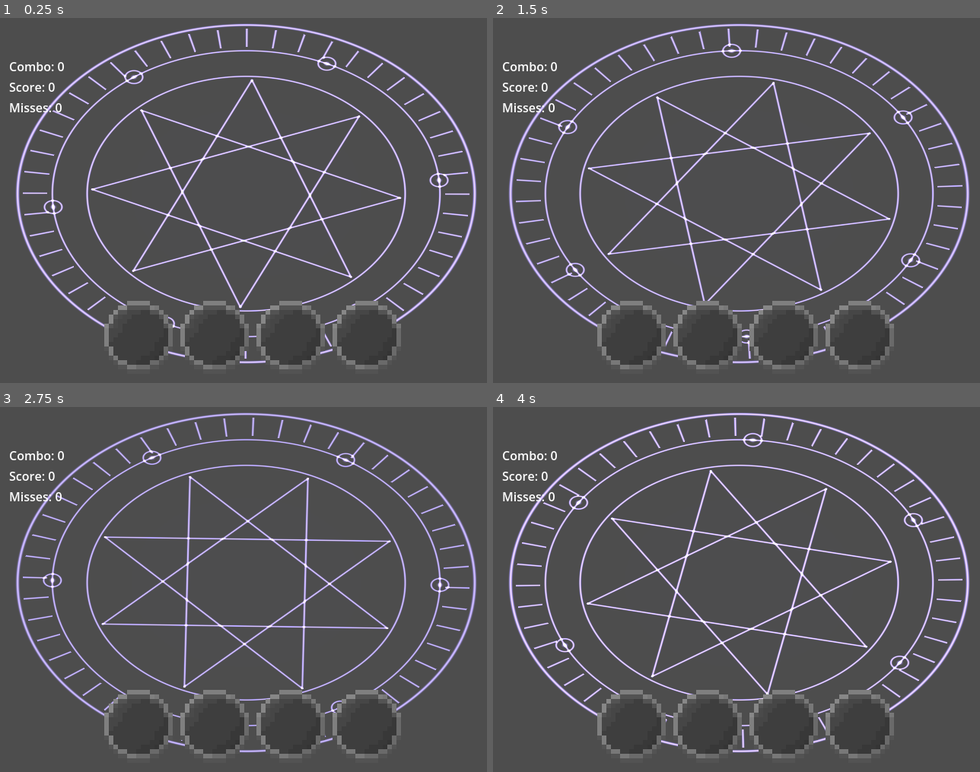
Above: before the commit, frames 1-4 (two rows, left to right).
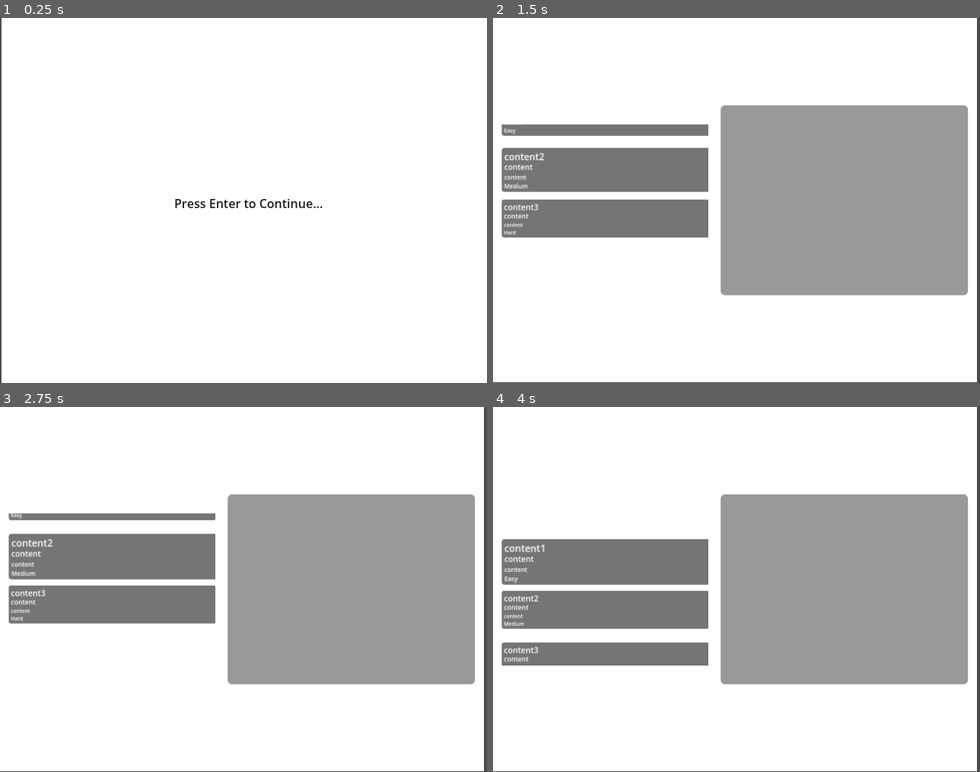
Above: after the commit, the same moments.

Repository: AngeliteApril/Haven-Rhythm-Game
Game: Godot game, scene res://scenes/play.tscn
Same seed, same stepped clock (60 frames per second), same inputs: the game is played once before the commit and once after it. Before the commit the project starts from res://main.tscn.
Inputs:
- Up to frame 1 (0.25 s): no input
- Up to frame 2 (1.5 s): tap Enter (ui_enter) at 0.5, 1.35 s; hold Right (ui_right) 0.53-1.28 s; hold Enter (ui_enter) 0.53-1.28 s; hold Down (ui_down) from 1.28 s (still down)
- Up to frame 3 (2.75 s): release Down (ui_down) at 2.03 s; hold Right (ui_right) from 2.03 s (still down); hold Enter (ui_enter) from 2.03 s (still down)
- Up to frame 4 (4 s): release Right (ui_right) at 2.78 s; release Enter (ui_enter) at 2.78 s; hold Up (ui_up) 2.78-3.53 s; tap Enter (ui_enter) at 2.85 s; hold Left (ui_left) from 3.53 s (still down); hold Enter (ui_enter) from 3.53 s (still down)

The runs differ from the first frame. In frame 1, 99% of the frame differs, in the area x 0-100%, y 0-100%; in frame 2, 99%; in frame 3, 99%; in frame 4, 99%.

Commit message:
finsihed songselection

Diff:
--- a/project.godot
+++ b/project.godot
@@ -11,13 +11,14 @@
 [application]
 
 config/name="Rythem Game Practice"
-run/main_scene="uid://5gwckxw6dhu0"
+run/main_scene="uid://bwq0bw0ydn5wn"
 config/features=PackedStringArray("4.7", "Forward Plus")
 config/icon="res://icon.svg"
 
 [autoload]
 
 DataHandler="*uid://bts4w5n0amh2s"
+Globals="*uid://dnyry2ht22fb8"
 
 [display]
 
--- a/scenes/mainmenu.tscn
+++ b/scenes/mainmenu.tscn
@@ -1,8 +1,8 @@
 [gd_scene format=3 uid="uid://coqshv52hgvmo"]
 
 [ext_resource type="Texture2D" uid="uid://m7csj6sgqrmg" path="res://textures/placeholder.png" id="1_5mbse"]
-[ext_resource type="Script" path="res://scenes/ScrollFocus.gd" id="1_natt5"]
-[ext_resource type="Script" path="res://scenes/ScoresHandler.gd" id="3_r3g3c"]
+[ext_resource type="Script" uid="uid://chj6t02q52yp0" path="res://scripts/ScrollFocus.gd" id="2_natt5"]
+[ext_resource type="Script" uid="uid://2ycemphdfkss" path="res://scripts/ScrollDetection.gd" id="3_r3g3c"]
 
 [sub_resource type="StyleBoxFlat" id="StyleBoxFlat_ucufk"]
 bg_color = Color(11.708403, 11.708403, 11.708403, 1)
@@ -34,6 +34,65 @@
 anchor_bottom = 1.0
 grow_horizontal = 2
 grow_vertical = 2
+
+[node name="SongTemplate" type="Panel" parent="." unique_id=284816093]
+custom_minimum_size = Vector2(20, 50)
+layout_mode = 0
+offset_left = 11.446042
+offset_top = 139.60999
+offset_right = 296.44604
+offset_bottom = 189.60999
+
+[node name="Difficulty" type="Label" parent="SongTemplate" unique_id=1587334894]
+layout_mode = 1
+anchors_preset = -1
+anchor_right = 1.0
+anchor_bottom = 1.0
+offset_left = 3.2
+offset_top = 38.0
+offset_right = -231.8
+offset_bottom = -1.0
+grow_horizontal = 2
+grow_vertical = 2
+theme_override_font_sizes/font_size = 7
+text = "(Difficulty)"
+
+[node name="SongTitle" type="Label" parent="SongTemplate" unique_id=1626587302]
+layout_mode = 1
+anchors_preset = 15
+anchor_right = 1.0
+anchor_bottom = 1.0
+offset_left = 2.671998
+offset_top = 2.0
+offset_right = -227.328
+offset_bottom = -32.0
+grow_horizontal = 2
+grow_vertical = 2
+theme_override_font_sizes/font_size = 11
+text = "Song Title:"
+
+[node name="Artist" type="Label" parent="SongTemplate" unique_id=502539785]
+layout_mode = 1
+anchors_preset = 15
+anchor_right = 1.0
+anchor_bottom = 1.0
+offset_left = 3.0
+offset_top = 28.0
+offset_right = -227.0
+offset_bottom = -6.0
+grow_horizontal = 2
+grow_vertical = 2
+theme_override_font_sizes/font_size = 7
+text = "Artist:"
+
+[node name="SongDescription" type="Label" parent="SongTemplate" unique_id=760736368]
+layout_mode = 0
+offset_left = 3.0
+offset_top = 15.0
+offset_right = 199.0
+offset_bottom = 28.0
+theme_override_font_sizes/font_size = 9
+text = "Song Description:"
 
 [node name="TextureRect2" type="TextureRect" parent="." unique_id=764240248]
 visible = false
@@ -73,19 +132,20 @@
 layout_mode = 2
 size_flags_vertical = 4
 theme = SubResource("Theme_cw06u")
-script = ExtResource("1_natt5")
-
-[node name="VBoxContainer" type="VBoxContainer" parent="SongsContainer/HBoxContainer/ScrollContain" unique_id=258025710]
+script = ExtResource("2_natt5")
+
+[node name="SongsContain" type="VBoxContainer" parent="SongsContainer/HBoxContainer/ScrollContain" unique_id=258025710]
 layout_mode = 2
 size_flags_horizontal = 3
 size_flags_vertical = 3
 theme_override_constants/separation = 18
 
-[node name="SongContainer3" type="Panel" parent="SongsContainer/HBoxContainer/ScrollContain/VBoxContainer" unique_id=284816093]
+[node name="SongContainer5" type="Panel" parent="SongsContainer/HBoxContainer/ScrollContain/SongsContain" unique_id=229852083]
+visible = false
 custom_minimum_size = Vector2(20, 50)
 layout_mode = 2
 
-[node name="Difficulty" type="Label" parent="SongsContainer/HBoxContainer/ScrollContain/VBoxContainer/SongContainer3" unique_id=1587334894]
+[node name="Difficulty" type="Label" parent="SongsContainer/HBoxContainer/ScrollContain/SongsContain/SongContainer5" unique_id=1808506756]
 layout_mode = 1
 anchors_preset = -1
 anchor_right = 1.0
@@ -99,7 +159,7 @@
 theme_override_font_sizes/font_size = 7
 text = "(Difficulty)"
 
-[node name="SongTitle" type="Label" parent="SongsContainer/HBoxContainer/ScrollContain/VBoxContainer/SongContainer3" unique_id=1626587302]
+[node name="SongTitle" type="Label" parent="SongsContainer/HBoxContainer/ScrollContain/SongsContain/SongContainer5" unique_id=2113981546]
 layout_mode = 1
 anchors_preset = 15
 anchor_right = 1.0
@@ -113,7 +173,7 @@
 theme_override_font_sizes/font_size = 11
 text = "Song Title:"
 
-[node name="SongDescription" type="Label" parent="SongsContainer/HBoxContainer/ScrollContain/VBoxContainer/SongContainer3" unique_id=760736368]
+[node name="SongDescription" type="Label" parent="SongsContainer/HBoxContainer/ScrollContain/SongsContain/SongContainer5" unique_id=1128660162]
 layout_mode = 0
 offset_left = 1.6256683
 offset_top = 20.412014
@@ -122,11 +182,12 @@
 theme_override_font_sizes/font_size = 9
 text = "Song Description:"
 
-[node name="SongContainer5" type="Panel" parent="SongsContainer/HBoxContainer/ScrollContain/VBoxContainer" unique_id=229852083]
+[node name="SongContainer4" type="Panel" parent="SongsContainer/HBoxContainer/ScrollContain/SongsContain" unique_id=1275299922]
+visible = false
 custom_minimum_size = Vector2(20, 50)
 layout_mode = 2
 
-[node name="Difficulty" type="Label" parent="SongsContainer/HBoxContainer/ScrollContain/VBoxContainer/SongContainer5" unique_id=1808506756]
+[node name="Difficulty" type="Label" parent="SongsContainer/HBoxContainer/ScrollContain/SongsContain/SongContainer4" unique_id=236494881]
 layout_mode = 1
 anchors_preset = -1
 anchor_right = 1.0
@@ -140,7 +201,7 @@
 theme_override_font_sizes/font_size = 7
 text = "(Difficulty)"
 
-[node name="SongTitle" type="Label" parent="SongsContainer/HBoxContainer/ScrollContain/VBoxContainer/SongContainer5" unique_id=2113981546]
+[node name="SongTitle" type="Label" parent="SongsContainer/HBoxContainer/ScrollContain/SongsContain/SongContainer4" unique_id=65563130]
 layout_mode = 1
 anchors_preset = 15
 anchor_right = 1.0
@@ -154,7 +215,7 @@
 theme_override_font_sizes/font_size = 11
 text = "Song Title:"
 
-[node name="SongDescription" type="Label" parent="SongsContainer/HBoxContainer/ScrollContain/VBoxContainer/SongContainer5" unique_id=1128660162]
+[node name="SongDescription" type="Label" parent="SongsContainer/HBoxContainer/ScrollContain/SongsContain/SongContainer4" unique_id=1221558668]
 layout_mode = 0
 offset_left = 1.6256683
 offset_top = 20.412014
@@ -163,101 +224,29 @@
 theme_override_font_sizes/font_size = 9
 text = "Song Description:"
 
-[node name="SongContainer4" type="Panel" parent="SongsContainer/HBoxContainer/ScrollContain/VBoxContainer" unique_id=1275299922]
-custom_minimum_size = Vector2(20, 50)
-layout_mode = 2
-
-[node name="Difficulty" type="Label" parent="SongsContainer/HBoxContainer/ScrollContain/VBoxContainer/SongContainer4" unique_id=236494881]
-layout_mode = 1
-anchors_preset = -1
-anchor_right = 1.0
-anchor_bottom = 1.0
-offset_left = 3.7179627
-offset_top = 35.428185
-offset_right = -231.28203
-offset_bottom = -3.5718155
-grow_horizontal = 2
-grow_vertical = 2
-theme_override_font_sizes/font_size = 7
-text = "(Difficulty)"
-
-[node name="SongTitle" type="Label" parent="SongsContainer/HBoxContainer/ScrollContain/VBoxContainer/SongContainer4" unique_id=65563130]
-layout_mode = 1
-anchors_preset = 15
-anchor_right = 1.0
-anchor_bottom = 1.0
-offset_left = 2.6718152
-offset_top = 4.394753
-offset_right = -227.32819
-offset_bottom = -29.605247
-grow_horizontal = 2
-grow_vertical = 2
-theme_override_font_sizes/font_size = 11
-text = "Song Title:"
-
-[node name="SongDescription" type="Label" parent="SongsContainer/HBoxContainer/ScrollContain/VBoxContainer/SongContainer4" unique_id=1221558668]
-layout_mode = 0
-offset_left = 1.6256683
-offset_top = 20.412014
-offset_right = 197.62567
-offset_bottom = 33.412014
-theme_override_font_sizes/font_size = 9
-text = "Song Description:"
-
 [node name="ScoresBoard" type="Panel" parent="SongsContainer/HBoxContainer" unique_id=821322411]
 custom_minimum_size = Vector2(340, 250)
 layout_mode = 2
 size_flags_vertical = 4
 theme_override_styles/panel = SubResource("StyleBoxFlat_yosia")
-script = ExtResource("3_r3g3c")
 
 [node name="Label" type="Label" parent="SongsContainer/HBoxContainer/ScoresBoard" unique_id=917285354]
 layout_mode = 0
 offset_right = 40.0
 offset_bottom = 23.0
 
-[node name="SongTemplate" type="Panel" parent="." unique_id=587769785]
-visible = false
-custom_minimum_size = Vector2(20, 50)
-layout_mode = 0
-offset_left = 11.446042
-offset_top = 139.60999
-offset_right = 296.44604
-offset_bottom = 189.60999
-
-[node name="Difficulty" type="Label" parent="SongTemplate" unique_id=1965187732]
-layout_mode = 1
-anchors_preset = -1
-anchor_right = 1.0
-anchor_bottom = 1.0
-offset_left = 3.7179627
-offset_top = 35.428185
-offset_right = -231.28203
-offset_bottom = -3.5718155
-grow_horizontal = 2
-grow_vertical = 2
-theme_override_font_sizes/font_size = 7
-text = "(Difficulty)"
-
-[node name="SongTitle" type="Label" parent="SongTemplate" unique_id=67151885]
-layout_mode = 1
-anchors_preset = 15
-anchor_right = 1.0
-anchor_bottom = 1.0
-offset_left = 2.6718152
-offset_top = 4.394753
-offset_right = -227.32819
-offset_bottom = -29.605247
-grow_horizontal = 2
-grow_vertical = 2
-theme_override_font_sizes/font_size = 11
-text = "Song Title:"
-
-[node name="SongDescription" type="Label" parent="SongTemplate" unique_id=952783284]
-layout_mode = 0
-offset_left = 1.6256683
-offset_top = 20.412014
-offset_right = 197.62567
-offset_bottom = 33.412014
-theme_override_font_sizes/font_size = 9
-text = "Song Description:"
+[node name="ScrollDetect" type="Panel" parent="." unique_id=1949905075]
+visible = false
+layout_mode = 1
+anchors_preset = 8
+anchor_left = 0.5
+anchor_top = 0.5
+anchor_right = 0.5
+anchor_bottom = 0.5
+offset_left = -315.0
+offset_top = -40.0
+offset_right = -30.0
+offset_bottom = 20.0
+grow_horizontal = 2
+grow_vertical = 2
+script = ExtResource("3_r3g3c")
--- a/scenes/play.tscn
+++ b/scenes/play.tscn
@@ -10,6 +10,8 @@
 anchors_preset = 15
 anchor_right = 1.0
 anchor_bottom = 1.0
+offset_left = 2.155
+offset_right = 2.1550293
 grow_horizontal = 2
 grow_vertical = 2
 script = ExtResource("1_8r3iy")
--- a/scripts/DataHandler.gd
+++ b/scripts/DataHandler.gd
@@ -14,23 +14,28 @@
 
 var songdata = {
 	"song1": {
-		"songtitle": "content",
+		"songtitle": "content1",
 		"artist": "content",
 		"songdescription": "content",
 		"songpath": "content",
+		"difficulty": "Easy"
 	},
 	"song2": {
-		"songtitle": "content",
+		"songtitle": "content2",
 		"artist": "content",
 		"songdescription": "content",
 		"songpath": "content",
+		"difficulty": "Medium"
 	},
 	"song3": {
-		"songtitle": "",
-		"artist": 0,
+		"songtitle": "content3",
+		"artist": "content",
 		"songdescription": "content",
 		"songpath": "content",
+		"difficulty": "Hard"
 	},
+
+
 }
 
 
--- /dev/null
+++ b/scripts/ScrollDetection.gd
@@ -0,0 +1,10 @@
+extends Panel
+
+func get_overlapping_songs(songs: Array) -> Array:
+    var overlapping: Array = []
+
+    for song in songs:
+        if get_global_rect().intersects(song.get_global_rect()):
+            overlapping.append(song)
+
+    return overlapping
--- a/scripts/ScrollFocus.gd
+++ b/scripts/ScrollFocus.gd
@@ -1,17 +1,148 @@
-
 extends ScrollContainer
 
-@onready var content = $VBoxContainer
-@onready var songTemplate = $SongTemplate
+@onready var songsmenu = get_parent().get_parent().get_parent()
+@onready var songtemplate = songsmenu.get_node("SongTemplate")
+@onready var songdata = DataHandler.get_songdata()
+@onready var songsContain = get_node("SongsContain")
+@onready var scrollDetect = songsmenu.get_node("ScrollDetect")
 
-# Using DataHandler to Retrieve Song Data
-# Creating Clones from them and Displaying the Song Data
-# If Chosen Song Attach an Event Listner To Listen for Enter Input
-#Change Scene if Pressed Enter Key
+var songsTable = []
+var previousFocusedSong = null
 
-func _ready():
-	get_v_scroll_bar().value_changed.connect(_on_scroll)
+var scrollTween: Tween
 
-func _on_scroll(scrollPos):
-	print("Scroll position:", scrollPos)
-	# SCROLL LOGIC USE scrollPos
+
+func _ready() -> void:
+	for song in songdata.keys():
+		var songdatatable = songdata[song]
+
+		var songSelectFrame = songtemplate.duplicate()
+		songsContain.add_child(songSelectFrame)
+
+		songSelectFrame.visible = true
+		songSelectFrame.name = str(song)
+
+		songSelectFrame.get_node("Difficulty").text = songdatatable.difficulty
+		songSelectFrame.get_node("SongTitle").text = songdatatable.songtitle
+		songSelectFrame.get_node("Artist").text = songdatatable.artist
+		songSelectFrame.get_node("SongDescription").text = songdatatable.songdescription
+
+		songsTable.append(songSelectFrame)
+
+	songtemplate.queue_free()
+
+
+	await get_tree().process_frame
+
+
+	_create_barriers()
+
+
+	await get_tree().process_frame
+
+
+	scroll_vertical = 50
+
+
+func _create_barriers() -> void:
+	if songsTable.is_empty():
+		return
+
+	var firstSong = songsTable[0]
+	var lastSong = songsTable[-1]
+
+	var detectorCenter = scrollDetect.global_position.y + scrollDetect.size.y / 2.0
+	var viewportTop = global_position.y
+	var viewportBottom = global_position.y + size.y
+
+	var topSpace = detectorCenter - viewportTop - firstSong.size.y / 2.0
+	var bottomSpace = viewportBottom - detectorCenter - lastSong.size.y / 2.0
+
+	var topBarrier = Control.new()
+	topBarrier.name = "TopBarrier"
+	topBarrier.custom_minimum_size.y = maxf(0, topSpace)
+	songsContain.add_child(topBarrier)
+	songsContain.move_child(topBarrier, 0)
+
+	var bottomBarrier = Control.new()
+	bottomBarrier.name = "BottomBarrier"
+	bottomBarrier.custom_minimum_size.y = maxf(0, bottomSpace)
+	songsContain.add_child(bottomBarrier)
+
+
+func _scroll_tween(amount: int) -> void:
+	if scrollTween:
+		scrollTween.kill()
+
+	var target_position = clampf(
+		scroll_vertical + amount,
+		0,
+		get_v_scroll_bar().max_value
+	)
+
+	scrollTween = create_tween()
+
+	scrollTween.tween_property(
+		self,
+		"scroll_vertical",
+		target_position,
+		0.25
+	).set_trans(Tween.TRANS_SINE).set_ease(Tween.EASE_OUT)
+
+
+func _process(_delta: float) -> void:
+	var targetSong = null
+
+	var overlapping = scrollDetect.get_overlapping_songs(songsTable)
+
+	if overlapping.size() > 0:
+		targetSong = overlapping[0]
+
+	if targetSong != previousFocusedSong:
+		if previousFocusedSong != null:
+			_apply_tween(previousFocusedSong, Vector2(1.0, 1.0))
+
+		if targetSong != null:
+			_apply_tween(targetSong, Vector2(1.2, 1.2))
+
+		previousFocusedSong = targetSong
+
+	set_process_input(targetSong != null)
+
+
+func _apply_tween(target: Control, new_size: Vector2) -> void:
+	if target == null:
+		return
+
+	var tween = create_tween()
+
+	tween.tween_property(
+		target,
+		"scale",
+		new_size,
+		0.2
+	).set_trans(Tween.TRANS_SINE).set_ease(Tween.EASE_OUT)
+
+
+func _input(event: InputEvent) -> void:
+	if event.is_action_pressed("ui_down"):
+		_scroll_tween(75)
+
+	elif event.is_action_pressed("ui_up"):
+		_scroll_tween(-75)
+
+	elif event.is_action_pressed("ui_enter"):
+		if previousFocusedSong != null:
+			_select_song(previousFocusedSong.name)
+
+
+func _select_song(song_name: String) -> void:
+	match song_name:
+		"song1":
+			get_tree().change_scene_to_file("res://scenes/Song1.tscn")
+
+		"song2":
+			get_tree().change_scene_to_file("res://scenes/Song2.tscn")
+
+		"song3":
+			get_tree().change_scene_to_file("res://scenes/Song3.tscn")
--- /dev/null
+++ b/scripts/globals.gd
@@ -0,0 +1,12 @@
+extends Node
+
+
+var scrollDetect: Panel
+
+
+func _ready() -> void:
+	scrollDetect = get_tree().current_scene.get_node("ScrollDetect")
+	print(scrollDetect)
+
+func get_scrollPos():
+	return scrollDetect.position
Not shown, added: scripts/ScrollDetection.gd.uid
Not shown, added: scripts/globals.gd.uid
